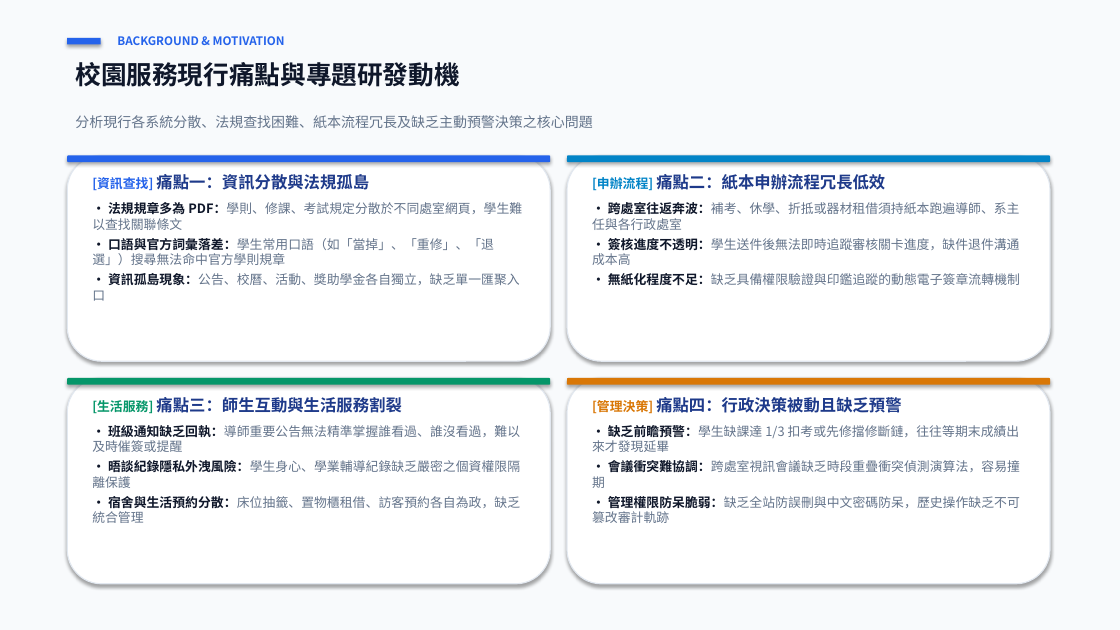
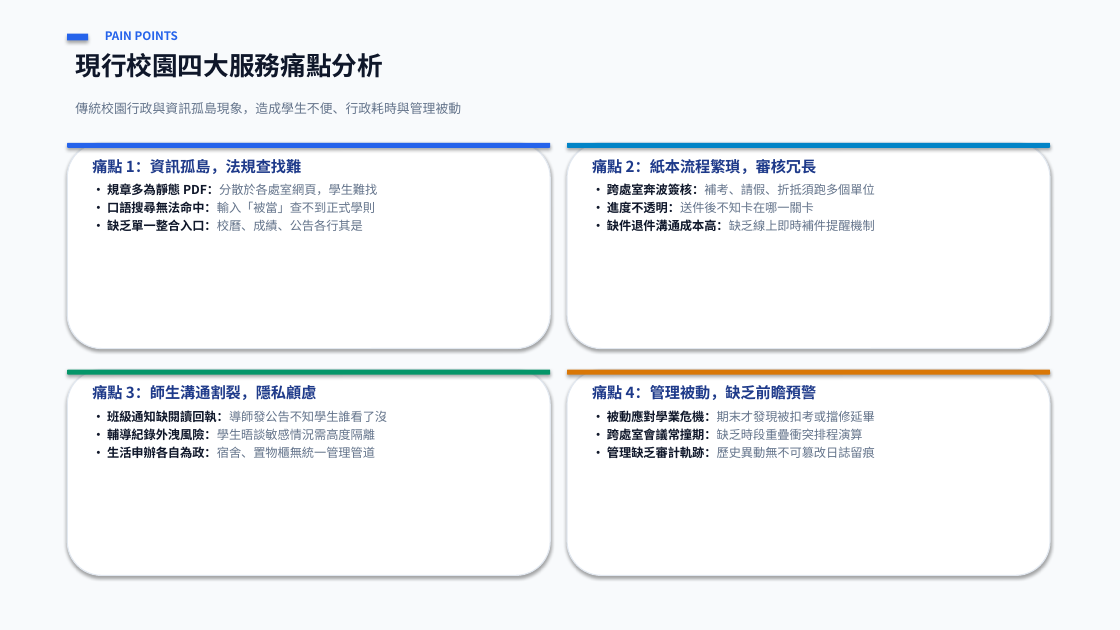
Before and after one commit to 111534121/smart-ukn, a slide deck: slide 2 of 校園智慧服務平台_專題成果簡報.pptx. Drawn at 1120x630 pixels with LibreOffice and Linux fonts; fonts in the diff are those of the drawing. Boxes give left, top, right and bottom in pixels: in the first picture for what was removed or moved away, otherwise in the second. Text is boxed around its words. In the diff, an @@ line names an element or a change of style, - is before the commit and + after.

Commit message:
docs: 優化專題成果簡報為極簡大圖版 (精簡字數、大面積功能截圖展示區、保留完整講稿)

```diff
--- a/校園智慧服務平台_專題成果簡報.pptx
+++ b/校園智慧服務平台_專題成果簡報.pptx
@@ rectangle: place and size @@
-rectangle at box(67, 38, 101, 45)
+rectangle at box(67, 34, 88, 40)
@@ text at box(75, 53, 382, 78): text changed @@
-校園服務現行痛點與專題研發動機
+現行校園四大服務痛點分析
@@ text at box(105, 31, 178, 40): text changed @@
-BACKGROUND & MOTIVATION
+PAIN POINTS
@@ text at box(75, 102, 461, 114): text changed; size 12 to 11 pt @@
-分析現行各系統分散、法規查找困難、紙本流程冗長及缺乏主動預警決策之核心問題
+傳統校園行政與資訊孤島現象，造成學生不便、行政耗時與管理被動
@@ 8 rounded rectangles: place and size @@
-8 rounded rectangles at box(67, 155, 1050, 584)
+8 rounded rectangles at box(67, 143, 1050, 576)
@@ text at box(92, 157, 377, 231): text changed; size 11 to 10.5 pt; bold on @@
-[資訊查找] 痛點一：資訊分散與法規孤島
-• 法規規章多為 PDF：學則、修課、考試規定分散於不同處室網頁，學生難以查找關聯條文
-• 口語與官方詞彙落差：學生常用口語（如「當掉」、「重修」、「退選」）搜尋無法命中官方學則規章
-• 資訊孤島現象：公告、校曆、活動、獎助學金各自獨立，缺乏單一匯聚入口
+痛點 1：資訊孤島，法規查找難
+• 規章多為靜態 PDF：分散於各處室網頁，學生難找
+• 口語搜尋無法命中：輸入「被當」查不到正式學則
+• 缺乏單一整合入口：校曆、成績、公告各行其是
@@ text at box(592, 157, 875, 231): text changed; size 11 to 10.5 pt; bold on @@
-[申辦流程] 痛點二：紙本申辦流程冗長低效
-• 跨處室往返奔波：補考、休學、折抵或器材租借須持紙本跑遍導師、系主任與各行政處室
-• 簽核進度不透明：學生送件後無法即時追蹤審核關卡進度，缺件退件溝通成本高
-• 無紙化程度不足：缺乏具備權限驗證與印鑑追蹤的動態電子簽章流轉機制
+痛點 2：紙本流程繁瑣，審核冗長
+• 跨處室奔波簽核：補考、請假、折抵須跑多個單位
+• 進度不透明：送件後不知卡在哪一關卡
+• 缺件退件溝通成本高：缺乏線上即時補件提醒機制
@@ text at box(92, 383, 387, 458): text changed; size 11 to 10.5 pt; bold on @@
-[生活服務] 痛點三：師生互動與生活服務割裂
-• 班級通知缺乏回執：導師重要公告無法精準掌握誰看過、誰沒看過，難以及時催簽或提醒
-• 晤談紀錄隱私外洩風險：學生身心、學業輔導紀錄缺乏嚴密之個資權限隔離保護
-• 宿舍與生活預約分散：床位抽籤、置物櫃租借、訪客預約各自為政，缺乏統合管理
+痛點 3：師生溝通割裂，隱私顧慮
+• 班級通知缺閱讀回執：導師發公告不知學生誰看了沒
+• 輔導紀錄外洩風險：學生晤談敏感情況需高度隔離
+• 生活申辦各自為政：宿舍、置物櫃無統一管理管道
@@ text at box(592, 383, 875, 458): text changed; size 11 to 10.5 pt; bold on @@
-[管理決策] 痛點四：行政決策被動且缺乏預警
-• 缺乏前瞻預警：學生缺課達 1/3 扣考或先修擋修斷鏈，往往等期末成績出來才發現延畢
-• 會議衝突難協調：跨處室視訊會議缺乏時段重疊衝突偵測演算法，容易撞期
-• 管理權限防呆脆弱：缺乏全站防誤刪與中文密碼防呆，歷史操作缺乏不可篡改審計軌跡
+痛點 4：管理被動，缺乏前瞻預警
+• 被動應對學業危機：期末才發現被扣考或擋修延畢
+• 跨處室會議常撞期：缺乏時段重疊衝突排程演算
+• 管理缺乏審計軌跡：歷史異動無不可篡改日誌留痕
```
Also in this commit, not shown: 15 other slides changed, 1 other file.
